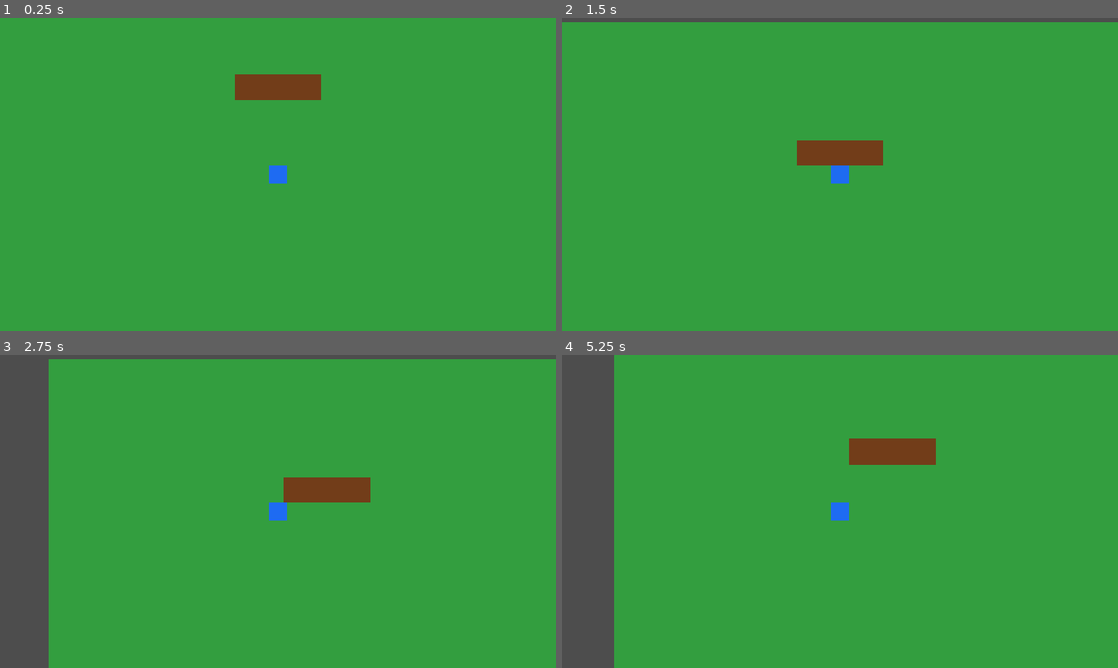
Above: before the commit, frames 1-4 (two rows, left to right).
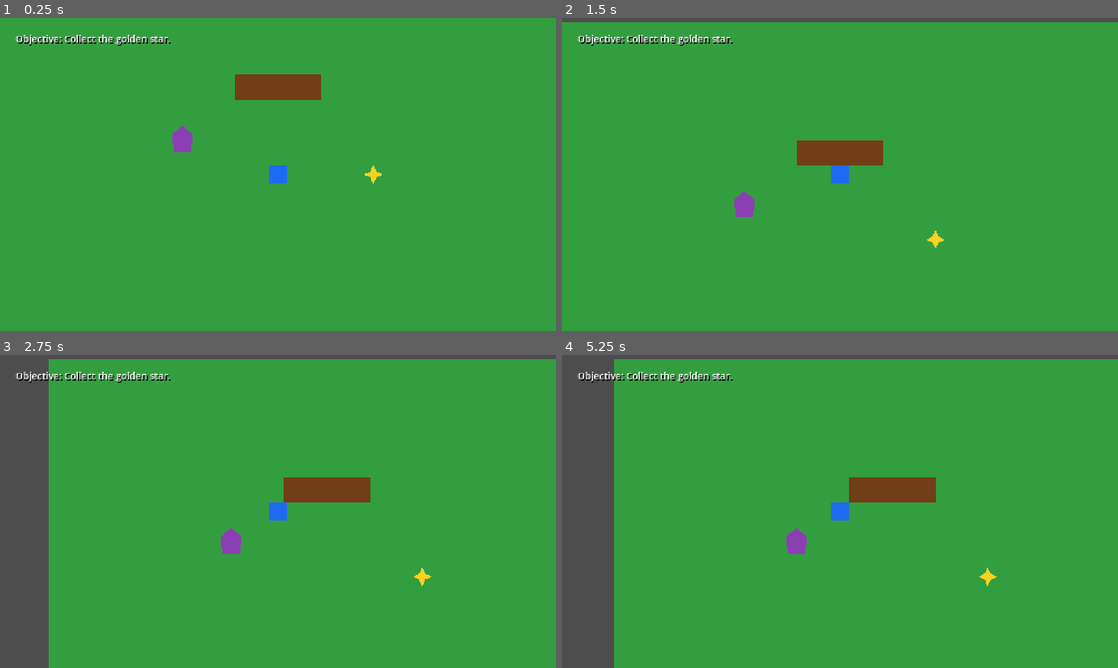
Above: after the commit, the same moments.

Repository: Galashots/Eldoria-Godot
Game: Godot game, scene res://scenes/main/Main.tscn
Two runs of this game, one before a commit and one after it. Both use one fixed random seed, a clock stepped at 60 frames per second and the inputs below.
Inputs:
- Up to frame 1 (0.25 s): no input
- Up to frame 2 (1.5 s): tap Enter at 0.5 s; hold W from 0.53 s (still down)
- Up to frame 3 (2.75 s): tap Space at 2 s; release W at 2.03 s; hold A from 2.03 s (still down)
- Up to frame 4 (5.25 s): release A at 3.53 s; hold S 3.53-4.28 s; hold D 4.28-5.03 s; hold W from 5.03 s (still down)

The runs differ from the first frame. In frame 1, 0.8% of the frame differs, in the area x 2-69%, y 5-53%; in frame 2, 0.8%; in frame 3, 0.8%; in frame 4, 4.6%, in the area x 2-100%, y 0-74%.

Commit message:
Add NPC collectible objective slice

Diff:
--- /dev/null
+++ b/scenes/items/Collectible.tscn
@@ -0,0 +1,16 @@
+[gd_scene load_steps=3 format=3]
+
+[ext_resource type="Script" path="res://scripts/items/Collectible.gd" id="1_collectible"]
+
+[sub_resource type="CircleShape2D" id="CircleShape2D_collectible"]
+radius = 18.0
+
+[node name="Collectible" type="Area2D"]
+script = ExtResource("1_collectible")
+
+[node name="Body" type="Polygon2D" parent="."]
+polygon = PackedVector2Array(0, -22, 7, -7, 22, 0, 7, 7, 0, 22, -7, 7, -22, 0, -7, -7)
+color = Color(1, 0.82, 0.12, 1)
+
+[node name="CollisionShape2D" type="CollisionShape2D" parent="."]
+shape = SubResource("CircleShape2D_collectible")
--- a/scenes/main/Main.tscn
+++ b/scenes/main/Main.tscn
@@ -1,6 +1,9 @@
-[gd_scene load_steps=4 format=3]
+[gd_scene load_steps=6 format=3]
 
 [ext_resource type="PackedScene" path="res://scenes/player/Player.tscn" id="1_player"]
+[ext_resource type="PackedScene" path="res://scenes/npcs/Elder.tscn" id="2_elder"]
+[ext_resource type="PackedScene" path="res://scenes/items/Collectible.tscn" id="3_collectible"]
+[ext_resource type="PackedScene" path="res://scenes/ui/HUD.tscn" id="4_hud"]
 
 [sub_resource type="RectangleShape2D" id="RectangleShape2D_obstacle"]
 size = Vector2(200, 60)
@@ -25,3 +28,11 @@
 
 [node name="Player" parent="." instance=ExtResource("1_player")]
 position = Vector2(640, 500)
+
+[node name="Elder" parent="." instance=ExtResource("2_elder")]
+position = Vector2(420, 420)
+
+[node name="Collectible" parent="." instance=ExtResource("3_collectible")]
+position = Vector2(860, 500)
+
+[node name="HUD" parent="." instance=ExtResource("4_hud")]
--- /dev/null
+++ b/scenes/npcs/Elder.tscn
@@ -0,0 +1,17 @@
+[gd_scene load_steps=3 format=3]
+
+[ext_resource type="Script" path="res://scripts/npcs/Elder.gd" id="1_elder"]
+
+[sub_resource type="CapsuleShape2D" id="CapsuleShape2D_elder"]
+radius = 24.0
+height = 64.0
+
+[node name="Elder" type="StaticBody2D"]
+script = ExtResource("1_elder")
+
+[node name="Body" type="Polygon2D" parent="."]
+polygon = PackedVector2Array(0, -32, 24, -12, 20, 28, -20, 28, -24, -12)
+color = Color(0.55, 0.25, 0.7, 1)
+
+[node name="CollisionShape2D" type="CollisionShape2D" parent="."]
+shape = SubResource("CapsuleShape2D_elder")
--- /dev/null
+++ b/scenes/ui/HUD.tscn
@@ -0,0 +1,25 @@
+[gd_scene load_steps=2 format=3]
+
+[ext_resource type="Script" path="res://scripts/ui/HUD.gd" id="1_hud"]
+
+[node name="HUD" type="CanvasLayer"]
+script = ExtResource("1_hud")
+
+[node name="MarginContainer" type="MarginContainer" parent="."]
+offset_left = 20.0
+offset_top = 20.0
+offset_right = 470.0
+offset_bottom = 72.0
+theme_override_constants/margin_left = 16
+theme_override_constants/margin_top = 12
+theme_override_constants/margin_right = 16
+theme_override_constants/margin_bottom = 12
+
+[node name="ObjectiveLabel" type="Label" parent="MarginContainer"]
+layout_mode = 2
+theme_override_colors/font_color = Color(1, 1, 1, 1)
+theme_override_colors/font_shadow_color = Color(0, 0, 0, 1)
+theme_override_constants/shadow_offset_x = 2
+theme_override_constants/shadow_offset_y = 2
+theme_override_font_sizes/font_size = 22
+text = "Objective: Collect the golden star."
--- a/scripts/core/GameState.gd
+++ b/scripts/core/GameState.gd
@@ -1,4 +1,6 @@
 extends Node
+
+signal item_added(item_id: String, amount: int)
 
 var selected_profile: String = ""
 var player_hp: int = 5
@@ -6,6 +8,7 @@
 
 func add_item(item_id: String, amount: int = 1) -> void:
     collected_items[item_id] = collected_items.get(item_id, 0) + amount
+    item_added.emit(item_id, amount)
 
 func has_item(item_id: String) -> bool:
     return collected_items.get(item_id, 0) > 0
--- /dev/null
+++ b/scripts/items/Collectible.gd
@@ -0,0 +1,14 @@
+extends Area2D
+
+@export var item_id: String = "golden_star"
+
+func _ready() -> void:
+    body_entered.connect(_on_body_entered)
+
+    if GameState.has_item(item_id):
+        queue_free()
+
+func _on_body_entered(body: Node2D) -> void:
+    if body is CharacterBody2D:
+        GameState.add_item(item_id)
+        queue_free()
--- /dev/null
+++ b/scripts/npcs/Elder.gd
@@ -0,0 +1,3 @@
+extends StaticBody2D
+
+@export var display_name: String = "Elder Rowan"
--- /dev/null
+++ b/scripts/ui/HUD.gd
@@ -0,0 +1,16 @@
+extends CanvasLayer
+
+@onready var objective_label: Label = $MarginContainer/ObjectiveLabel
+
+func _ready() -> void:
+    GameState.item_added.connect(_on_item_added)
+    _update_objective()
+
+func _on_item_added(_item_id: String, _amount: int) -> void:
+    _update_objective()
+
+func _update_objective() -> void:
+    if GameState.has_item("golden_star"):
+        objective_label.text = "Objective complete: Golden star collected!"
+    else:
+        objective_label.text = "Objective: Collect the golden star."
Not shown, added: scripts/items/Collectible.gd.uid
Not shown, added: scripts/npcs/Elder.gd.uid
Not shown, added: scripts/ui/HUD.gd.uid
Not shown, changed: README.md
Not shown, changed: docs/CURRENT_STATE.md
Not shown, changed: docs/agent-workflow/MANUAL_TEST_CHECKLIST.md
